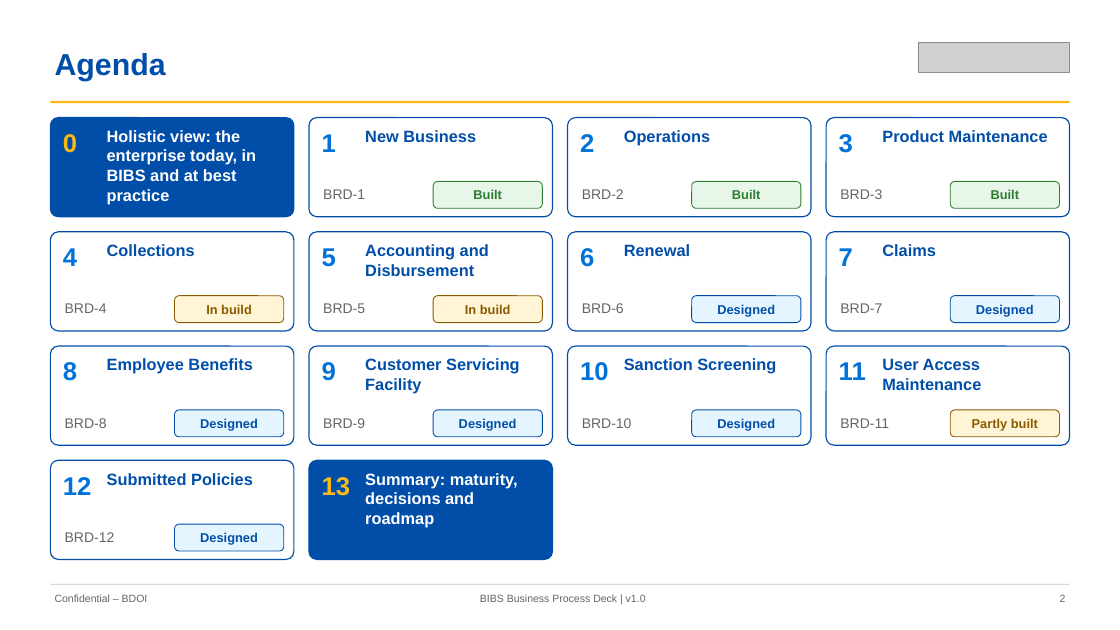
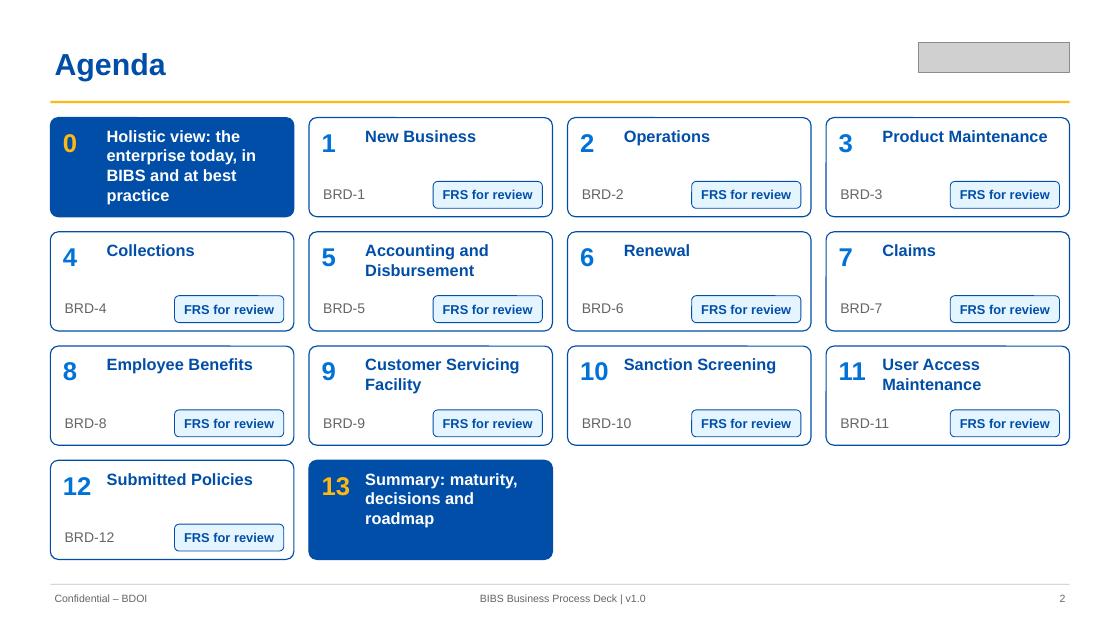
Before and after one commit to IortaTexhNXT-DEV/FinVerse, a slide deck: slide 2 of docs/deliverables/out/Programme/Decks/BIBS_Deck_BRD-00_Business_Process_AsIs_Envisioned_BestPractice_v1.0.pptx. Drawn at 1120x630 pixels with LibreOffice and Linux fonts; fonts in the diff are those of the drawing; grey boxes stand for pictures. Boxes give left, top, right and bottom in pixels: in the first picture for what was removed or moved away, otherwise in the second. Text is boxed around its words. In the diff, an @@ line names an element or a change of style, - is before the commit and + after.

Commit message:
Business process deck: FRS status and sign-off roadmap instead of build status; rebuilt deck and figures

```diff
--- a/docs/deliverables/out/Programme/Decks/BIBS_Deck_BRD-00_Business_Process_AsIs_Envisioned_BestPractice_v1.0.pptx
+++ b/docs/deliverables/out/Programme/Decks/BIBS_Deck_BRD-00_Business_Process_AsIs_Envisioned_BestPractice_v1.0.pptx
@@ text in rounded rectangle at bbox=[443, 189, 533, 199]: text changed; text colour #2E7D32 to #004EA8 @@
-Built
+FRS for review
@@ text in rounded rectangle at bbox=[701, 189, 791, 199]: text changed; text colour #2E7D32 to #004EA8 @@
-Built
+FRS for review
@@ fill #E8F5E9 to #E5F5FF; outline #2E7D32 0.75 pt to #004EA8 0.75 pt in 3 elements at bbox=[434, 181, 543, 208], bbox=[691, 181, 801, 208], bbox=[950, 181, 1060, 208] @@
@@ text in rounded rectangle at bbox=[960, 189, 1050, 199]: text changed; text colour #2E7D32 to #004EA8 @@
-Built
+FRS for review
@@ text in rounded rectangle at bbox=[184, 304, 274, 314]: text changed; text colour #8A5A00 to #004EA8 @@
-In build
+FRS for review
@@ text in rounded rectangle at bbox=[443, 304, 533, 314]: text changed; text colour #8A5A00 to #004EA8 @@
-In build
+FRS for review
@@ text in rounded rectangle at bbox=[701, 304, 791, 314]: text changed @@
-Designed
+FRS for review
@@ text in rounded rectangle at bbox=[960, 304, 1050, 314]: text changed @@
-Designed
+FRS for review
@@ text in rounded rectangle at bbox=[184, 418, 274, 428]: text changed @@
-Designed
+FRS for review
@@ text in rounded rectangle at bbox=[443, 418, 533, 428]: text changed @@
-Designed
+FRS for review
@@ text in rounded rectangle at bbox=[701, 418, 791, 428]: text changed @@
-Designed
+FRS for review
@@ fill #FFF4D6 to #E5F5FF; outline #8A5A00 0.75 pt to #004EA8 0.75 pt in 3 elements at bbox=[175, 296, 284, 323], bbox=[434, 296, 543, 323], bbox=[950, 410, 1060, 437] @@
@@ text in rounded rectangle at bbox=[960, 418, 1050, 428]: text changed; text colour #8A5A00 to #004EA8 @@
-Partly built
+FRS for review
@@ text in rounded rectangle at bbox=[184, 532, 274, 542]: text changed @@
-Designed
+FRS for review
```
Also in this commit, not shown: 40 other slides changed, 43 other files.
